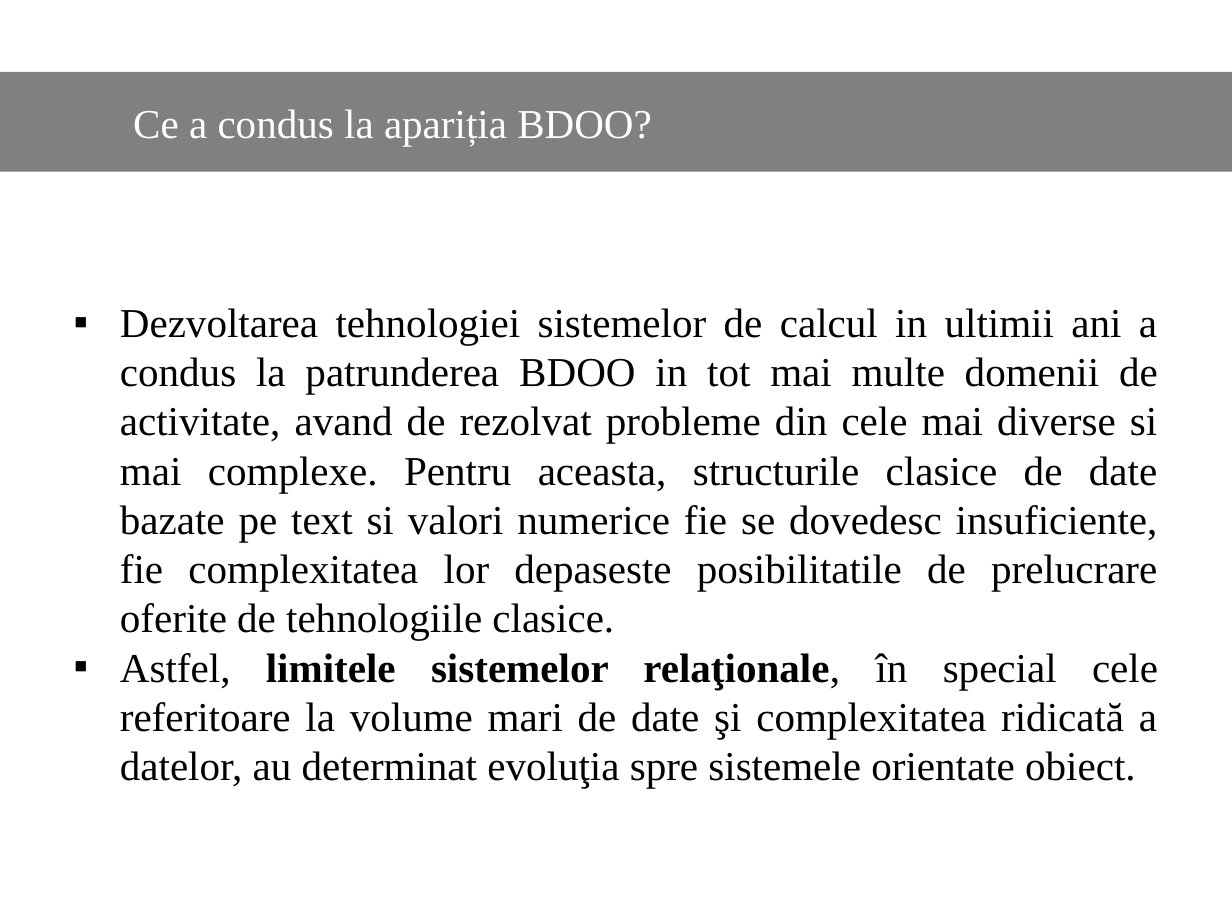
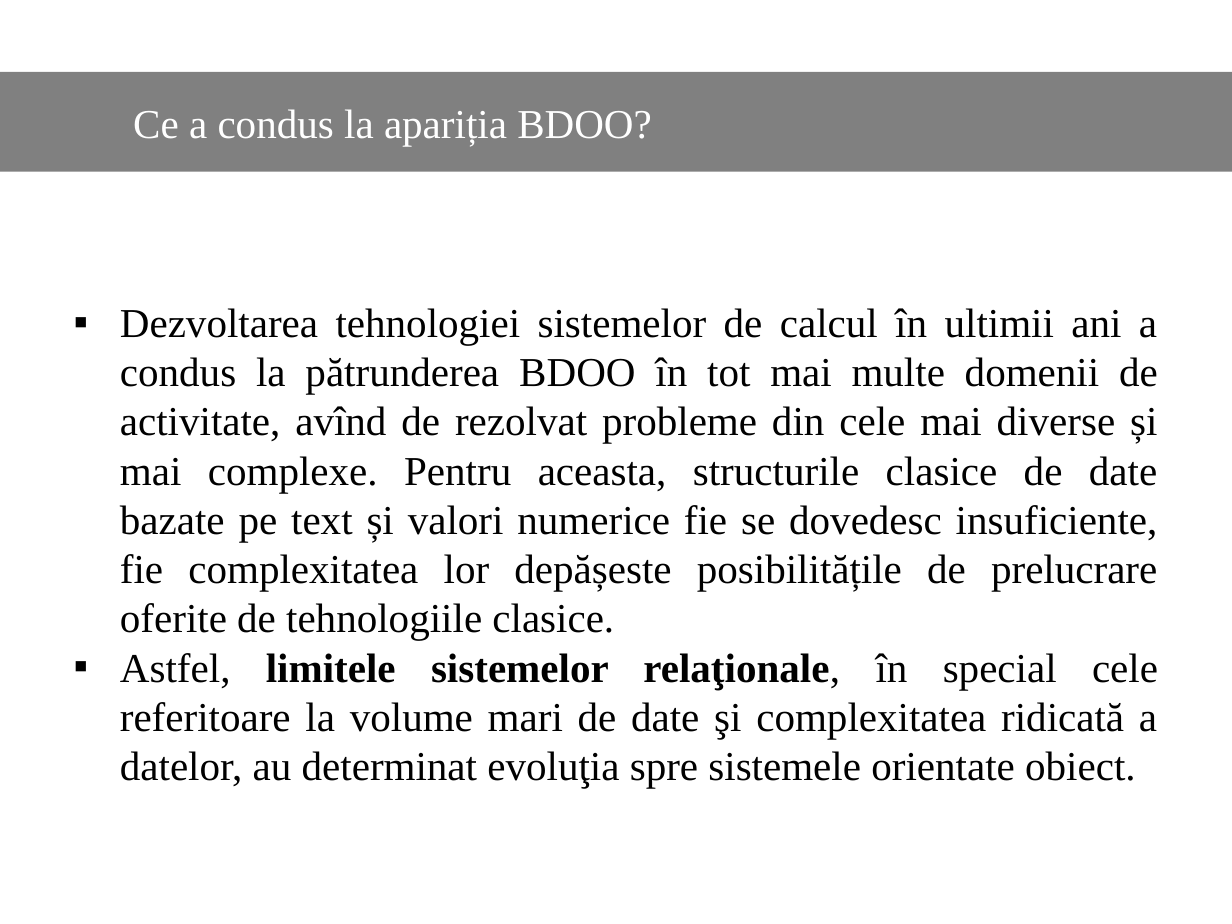
Before and after one commit to Dani25/BDOO, a slide deck: slide 4 of bdoo.pptx. Drawn at 1232x924 pixels with LibreOffice and Linux fonts; fonts in the diff are those of the drawing. Boxes give left, top, right and bottom in pixels: in the first picture for what was removed or moved away, otherwise in the second. Text is boxed around its words. In the diff, an @@ line names an element or a change of style, - is before the commit and + after.

```diff
--- a/bdoo.pptx
+++ b/bdoo.pptx
@@ text at (120, 308, 1158, 640): text changed @@
-▪ Dezvoltarea tehnologiei sistemelor de calcul in ultimii ani a condus la patrunderea BDOO in tot mai multe domenii de activitate, avand de rezolvat probleme din cele mai diverse si mai complexe. Pentru aceasta, structurile clasice de date bazate pe text si valori numerice fie se dovedesc insuficiente, fie complexitatea lor depaseste posibilitatile de prelucrare oferite de tehnologiile clasice.
+▪ Dezvoltarea tehnologiei sistemelor de calcul în ultimii ani a condus la pătrunderea BDOO în tot mai multe domenii de activitate, avînd de rezolvat probleme din cele mai diverse și mai complexe. Pentru aceasta, structurile clasice de date bazate pe text și valori numerice fie se dovedesc insuficiente, fie complexitatea lor depășeste posibilitățile de prelucrare oferite de tehnologiile clasice.
```
Also in this commit, not shown: 8 other slides changed.
